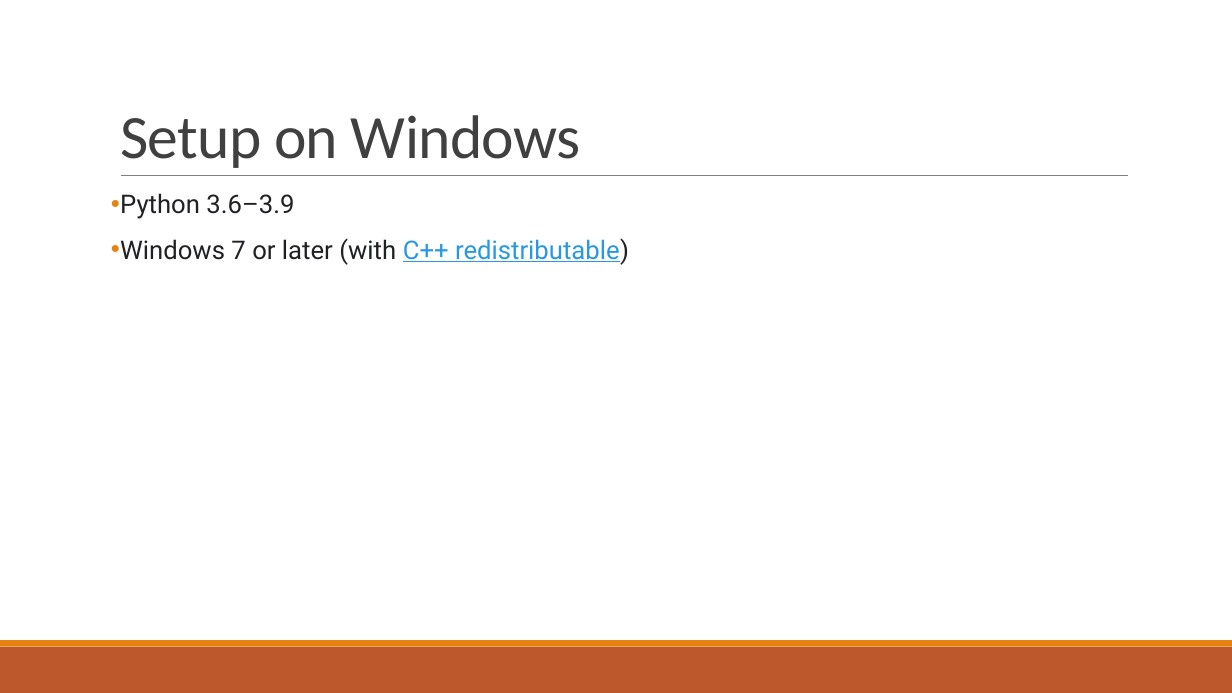
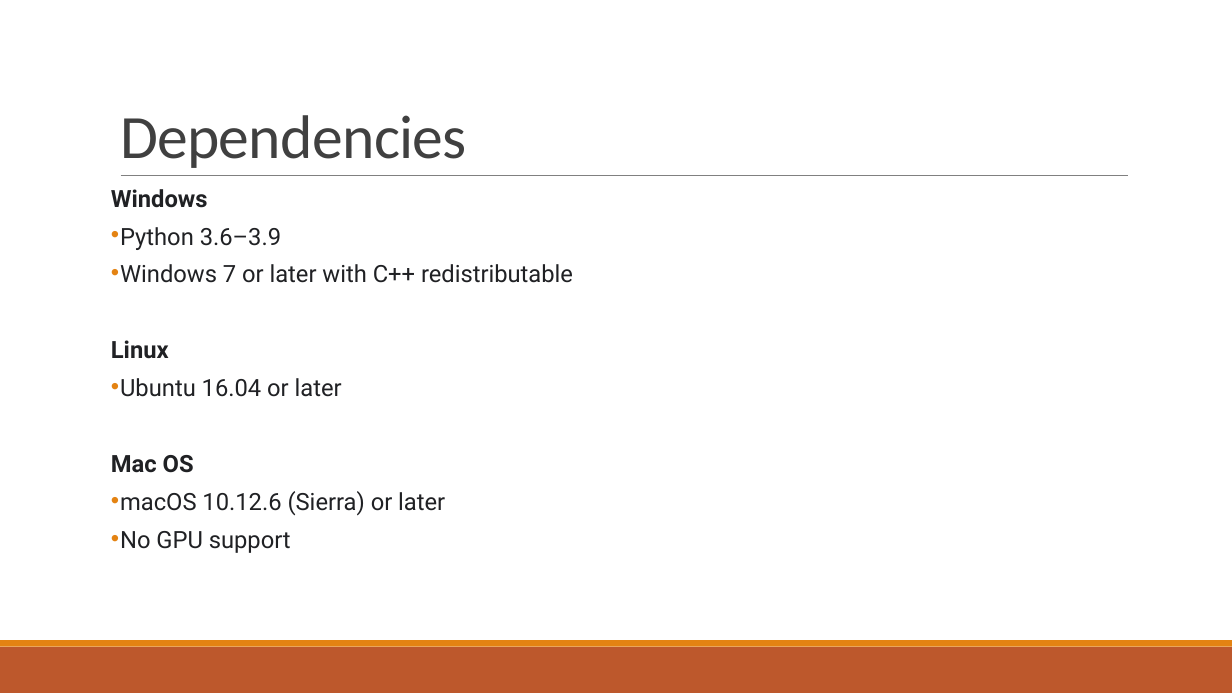
Before and after one commit to agx01/tf_presentation, a slide deck: slide 8 of Tensorflow_presentation.pptx (slide 5 before the commit). Drawn at 1232x693 pixels with LibreOffice and Linux fonts; fonts in the diff are those of the drawing. Boxes give left, top, right and bottom in pixels: in the first picture for what was removed or moved away, otherwise in the second. Text is boxed around its words. In the diff, an @@ line names an element or a change of style, - is before the commit and + after.

```diff
--- a/Tensorflow_presentation.pptx
+++ b/Tensorflow_presentation.pptx
@@ title at (120,115,467,168): text changed @@
-Setup on Windows
+Dependencies
@@ text at (111,189,208,208): paragraph added @@
+Windows
@@ text at (120,227,281,250): size 20 to 18.5 pt in "Python 3.6–3.9"; line spacing 0.9 to 0.7 @@
@@ text at (111,264,573,553): text changed; size 20 to 18.5 pt @@
-• Windows 7 or later (with C++ redistributable)
+• Windows 7 or later with C++ redistributable
+Linux
+• Ubuntu 16.04 or later
+Mac OS
+• macOS 10.12.6 (Sierra) or later
+• No GPU support
```
Also in this commit, not shown: 2 other slides changed, 12 slides added, 2 slides removed, 7 other files.
